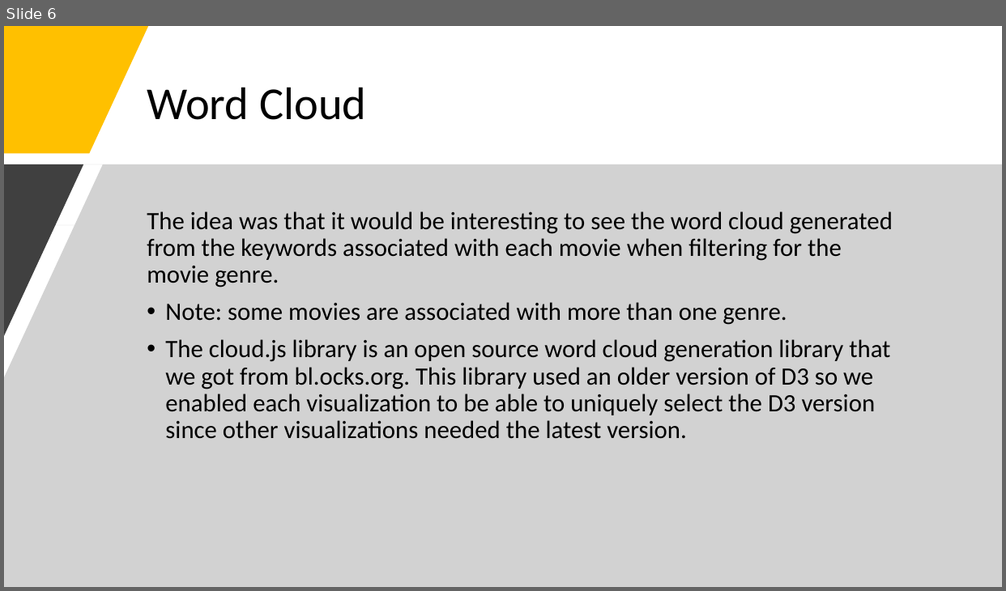
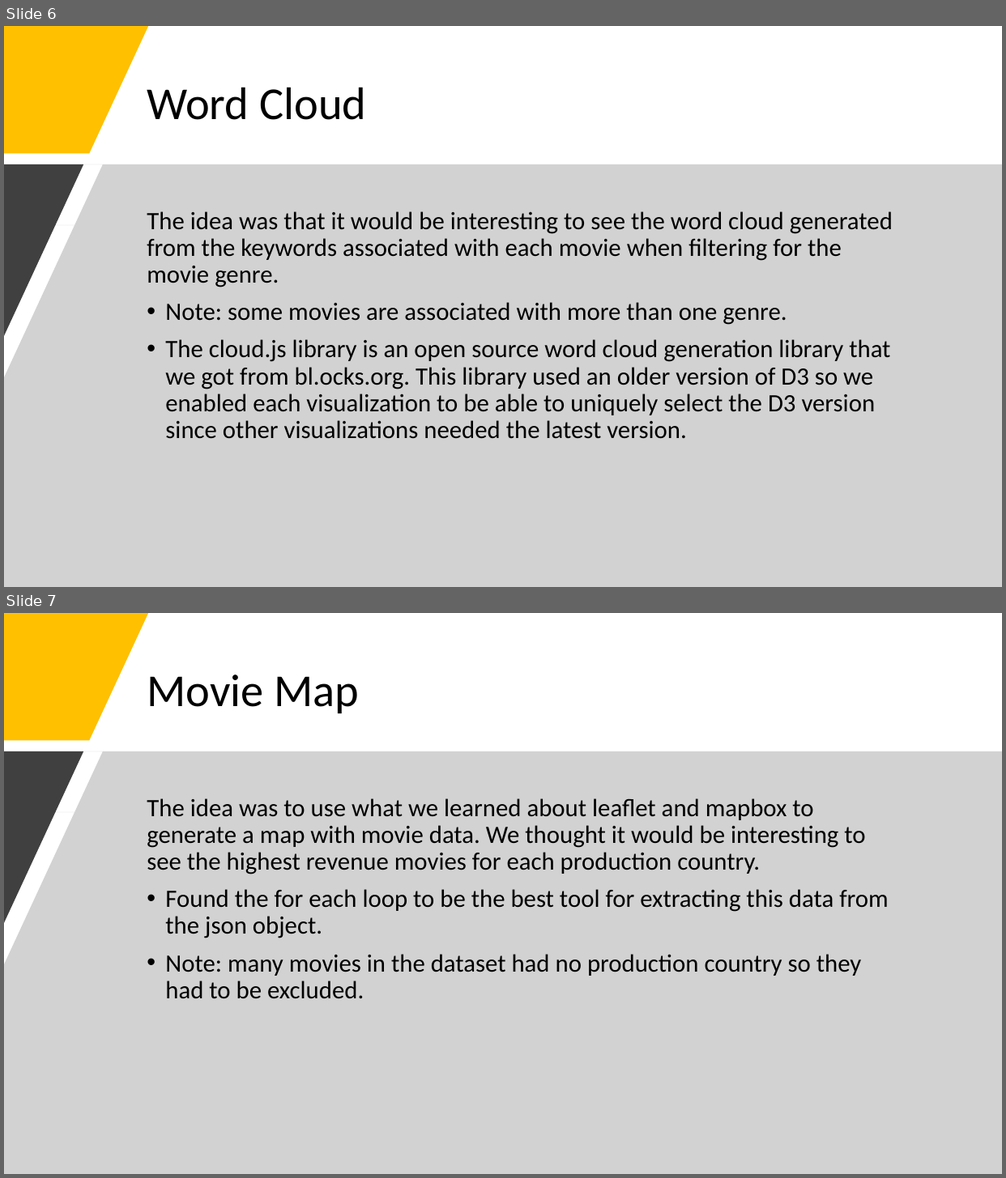
Before and after one commit to eliot1335/Interactive-Movie-Maps, a slide deck: Project_2_Presentation.pptx. Shown one above the other, each under a label of ours: slide 6 before the commit, slides 6 and 7 after it. The pictures are 1006x591 and 1006x1178 pixels, drawn with LibreOffice and Linux fonts; fonts in the diff are those of the drawing. Boxes give left, top, right and bottom in pixels: in the first picture for what was removed or moved away, otherwise in the second. Text is boxed around its words. In the diff, an @@ line names an element or a change of style, - is before the commit and + after.

Commit message:
change for each loop

```diff
--- a/Project_2_Presentation.pptx
+++ b/Project_2_Presentation.pptx
@@ slide 7 added at box(4, 613, 1002, 1174), background #FFFFFF @@
@@ freeform shape added at box(4, 613, 148, 740), fill #FFC000 @@
@@ title added at box(147, 675, 359, 713), 44 pt, text #000000 @@
+Movie Map
@@ freeform shape added at box(4, 752, 1002, 1174), fill #A6A6A6 at 50% opacity @@
@@ freeform shape added at box(4, 752, 83, 923), fill #404040 @@
@@ text added at box(147, 798, 888, 999), 24 pt, text #000000 @@
+The idea was to use what we learned about leaflet and mapbox to generate a map with movie data. We thought it would be interesting to see the highest revenue movies for each production country.
+• Found the for each loop to be the best tool for extracting this data from the json object.
+• Note: many movies in the dataset had no production country so they had to be excluded.
```
Also in this commit, not shown: 1 slide changed, 3 other files.
